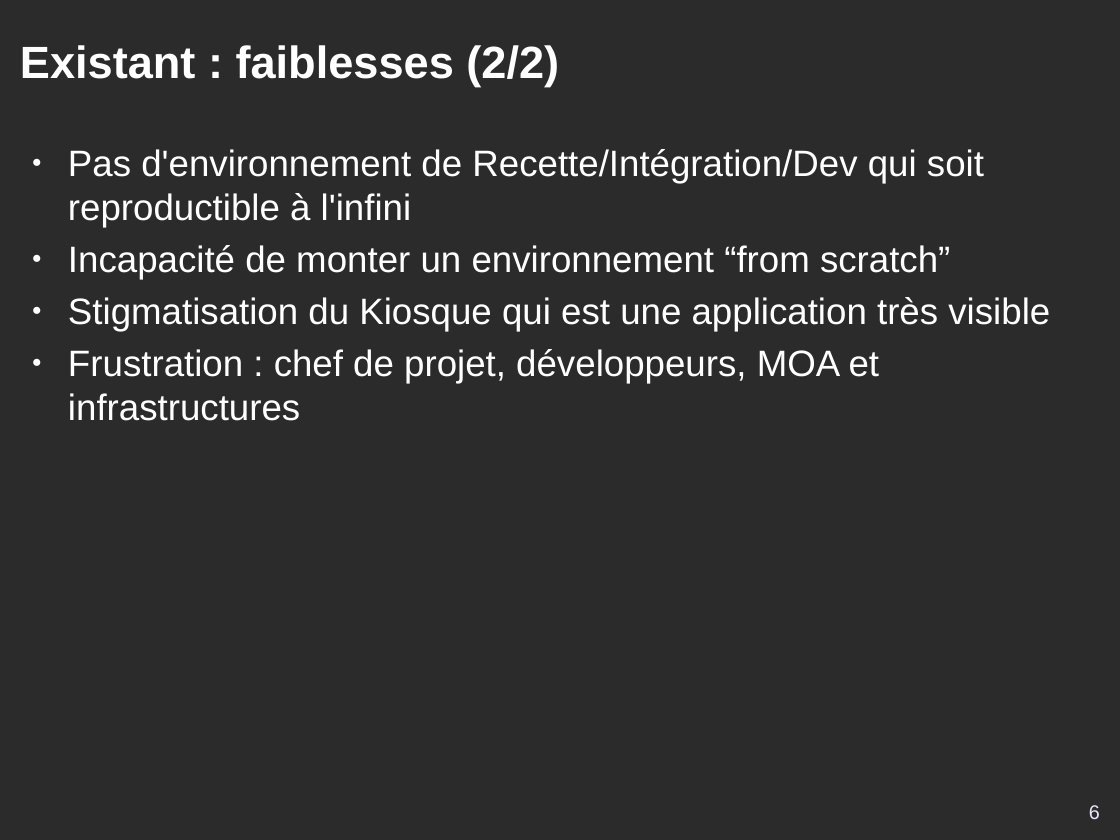
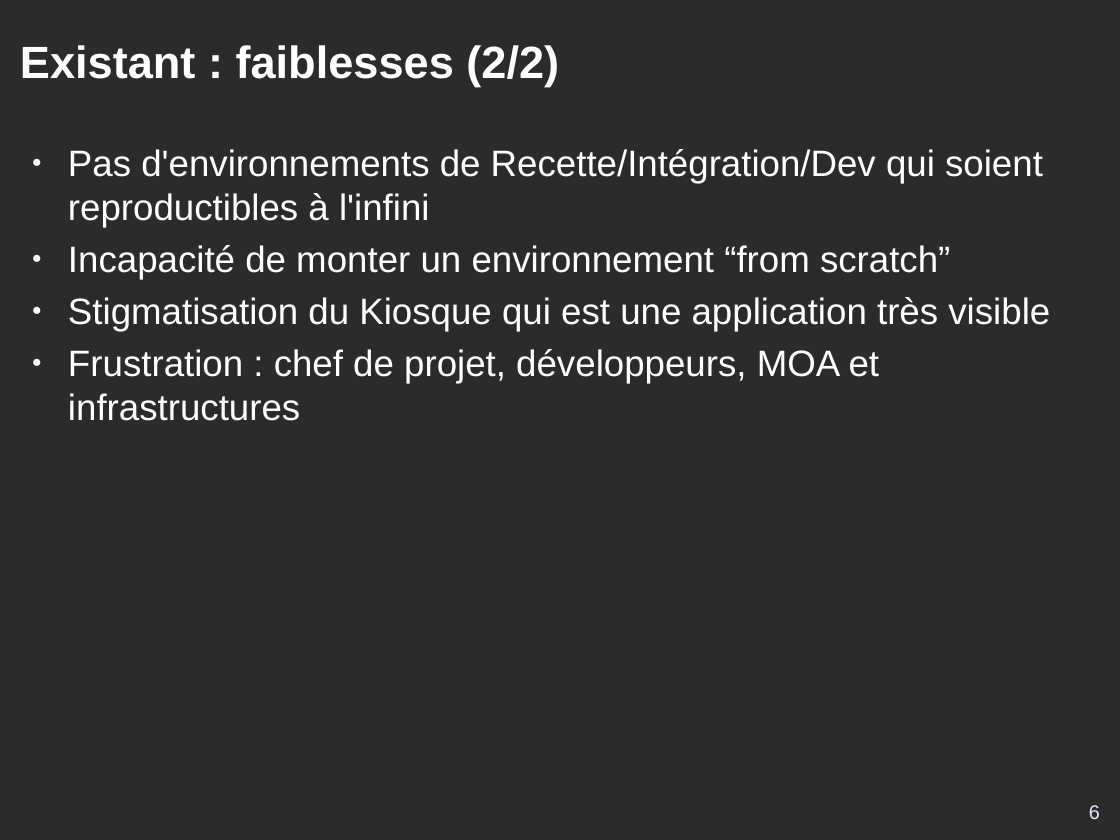
Before and after one commit to DSI-Ville-Noumea/sirh-kiosque-j2ee-old, a slide deck: slide 6 of src/site/resources/Kiosque_RH_J2EE_11021.odp. Drawn at 1120x840 pixels with LibreOffice and Linux fonts; fonts in the diff are those of the drawing; background and template pictures are left out; a plain dark background stands for a picture behind light text. Boxes give left, top, right and bottom in pixels: in the first picture for what was removed or moved away, otherwise in the second. Text is boxed around its words. In the diff, an @@ line names an element or a change of style, - is before the commit and + after.

```diff
--- a/src/site/resources/Kiosque_RH_J2EE_11021.odp
+++ b/src/site/resources/Kiosque_RH_J2EE_11021.odp
@@ text at [68, 149, 1043, 227]: text changed @@
-● Pas d'environnement de Recette/Intégration/Dev qui soit reproductible à l'infini
+● Pas d'environnements de Recette/Intégration/Dev qui soient reproductibles à l'infini
```
Also in this commit, not shown: 10 other slides changed.
